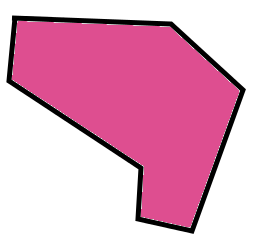
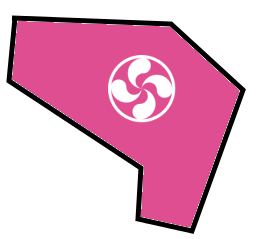
Two versions of the same layered image (w=260, h=239). Layer-by-layer changes:
added layer "Clipboard" above "Pasted Layer" over <box>108,55,176,123</box>
